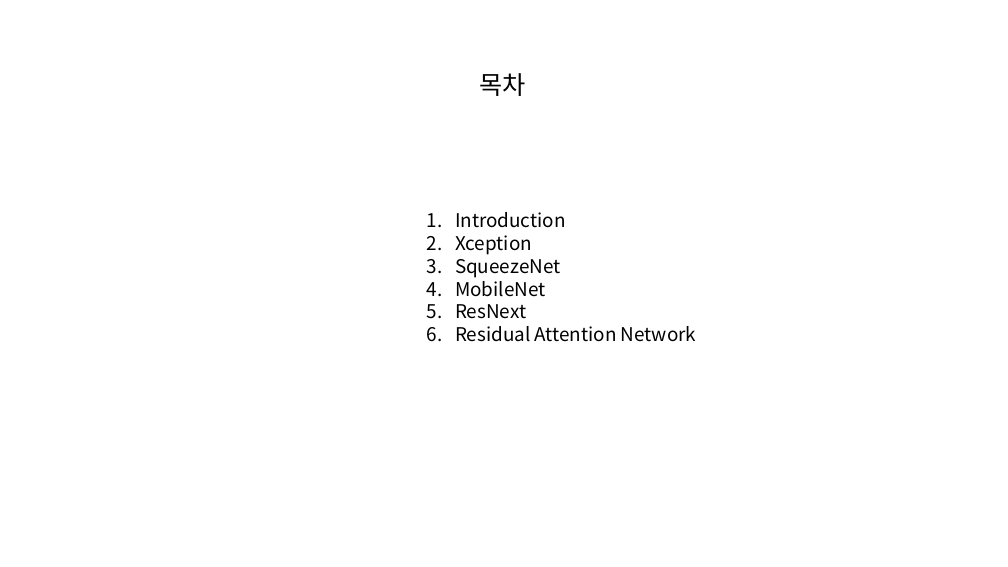
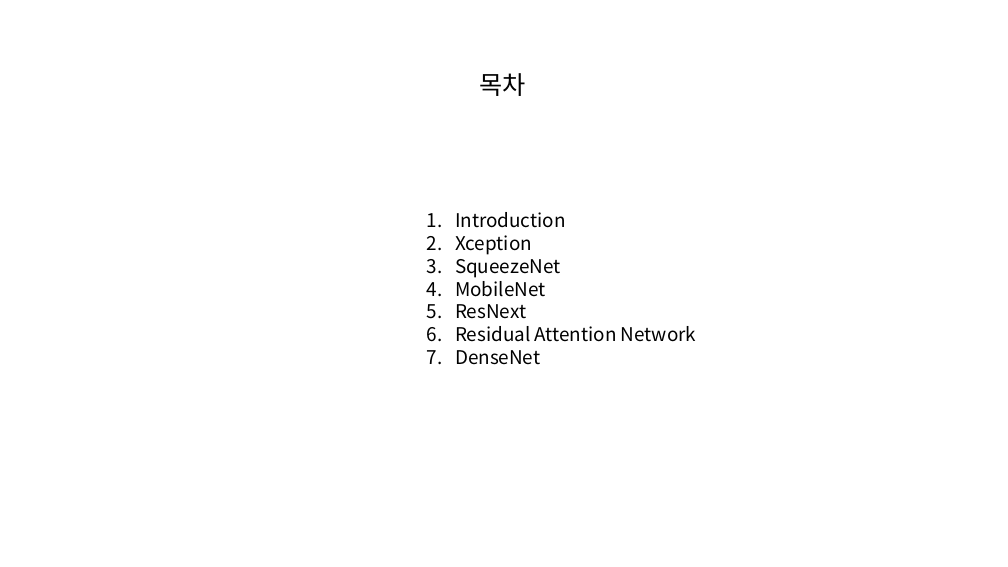
Before and after one commit to star6973/unmanned-payment-system, a slide deck: slide 2 of PPT/MH.Ji/Image Classification 3.pptx. Drawn at 1008x567 pixels with LibreOffice and Linux fonts; fonts in the diff are those of the drawing. Boxes give left, top, right and bottom in pixels: in the first picture for what was removed or moved away, otherwise in the second. Text is boxed around its words. In the diff, an @@ line names an element or a change of style, - is before the commit and + after.

```diff
--- a/PPT/MH.Ji/Image Classification 3.pptx
+++ b/PPT/MH.Ji/Image Classification 3.pptx
@@ text at bbox=[455, 350, 540, 365]: paragraph added @@
+7. DenseNet
```
Also in this commit, not shown: 6 slides added, 1 other file.
